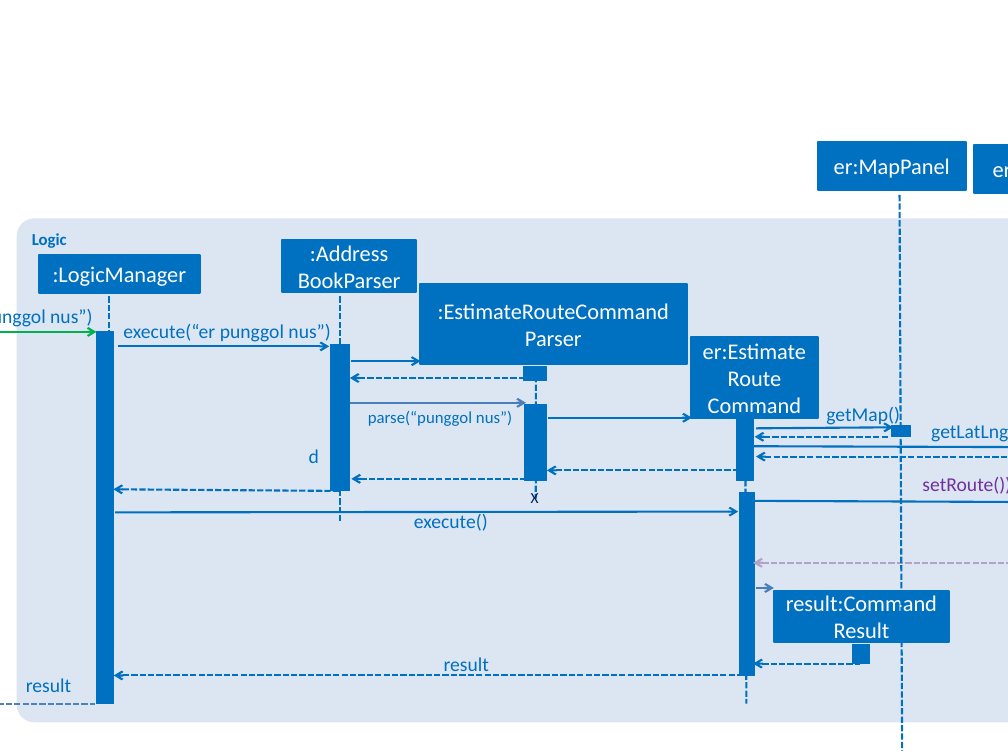
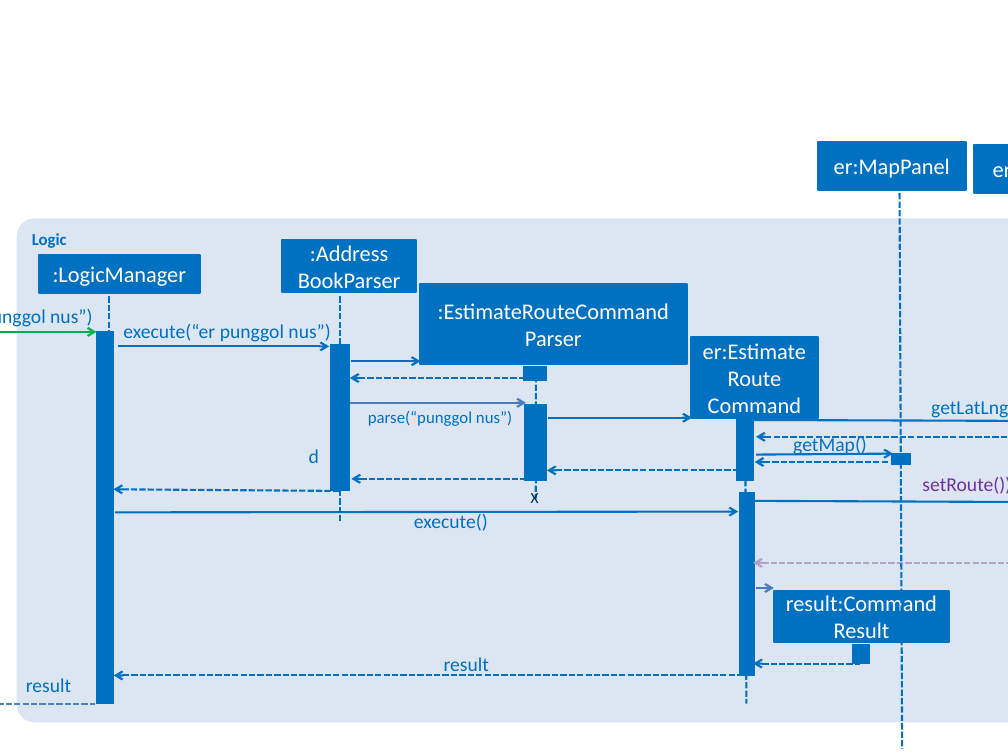
Before and after one commit to tzerbin/addressbook-level4, a slide deck: slide 1 of docs/diagrams/EstimateRouteSequenceDiagram.pptx. Drawn at 1008x756 pixels with LibreOffice and Linux fonts; fonts in the diff are those of the drawing. Boxes give left, top, right and bottom in pixels: in the first picture for what was removed or moved away, otherwise in the second. Text is boxed around its words. In the diff, an @@ line names an element or a change of style, - is before the commit and + after.

```diff
--- a/docs/diagrams/EstimateRouteSequenceDiagram.pptx
+++ b/docs/diagrams/EstimateRouteSequenceDiagram.pptx
@@ text "getLatLng()": place and size @@
-text "getLatLng()" at (931, 425, 1008, 442)
+text "getLatLng()" at (931, 401, 1008, 420)
@@ arrow moved from (754, 447) - (1008, 448) to (754, 420) - (1008, 421) @@
@@ arrow moved from (756, 457) - (1008, 457) to (756, 436) - (1008, 436) @@
@@ text "getMap()": place and size @@
-text "getMap()" at (826, 405, 900, 427)
+text "getMap()" at (793, 436, 867, 456)
@@ arrow moved from (755, 436) - (889, 436) to (755, 462) - (889, 462) @@
@@ arrow moved from (756, 428) - (893, 427) to (756, 455) - (893, 454) @@
@@ rectangle: place and size @@
-rectangle at (892, 425, 911, 436)
+rectangle at (892, 454, 911, 465)
```
Also in this commit, not shown: 2 other files.
